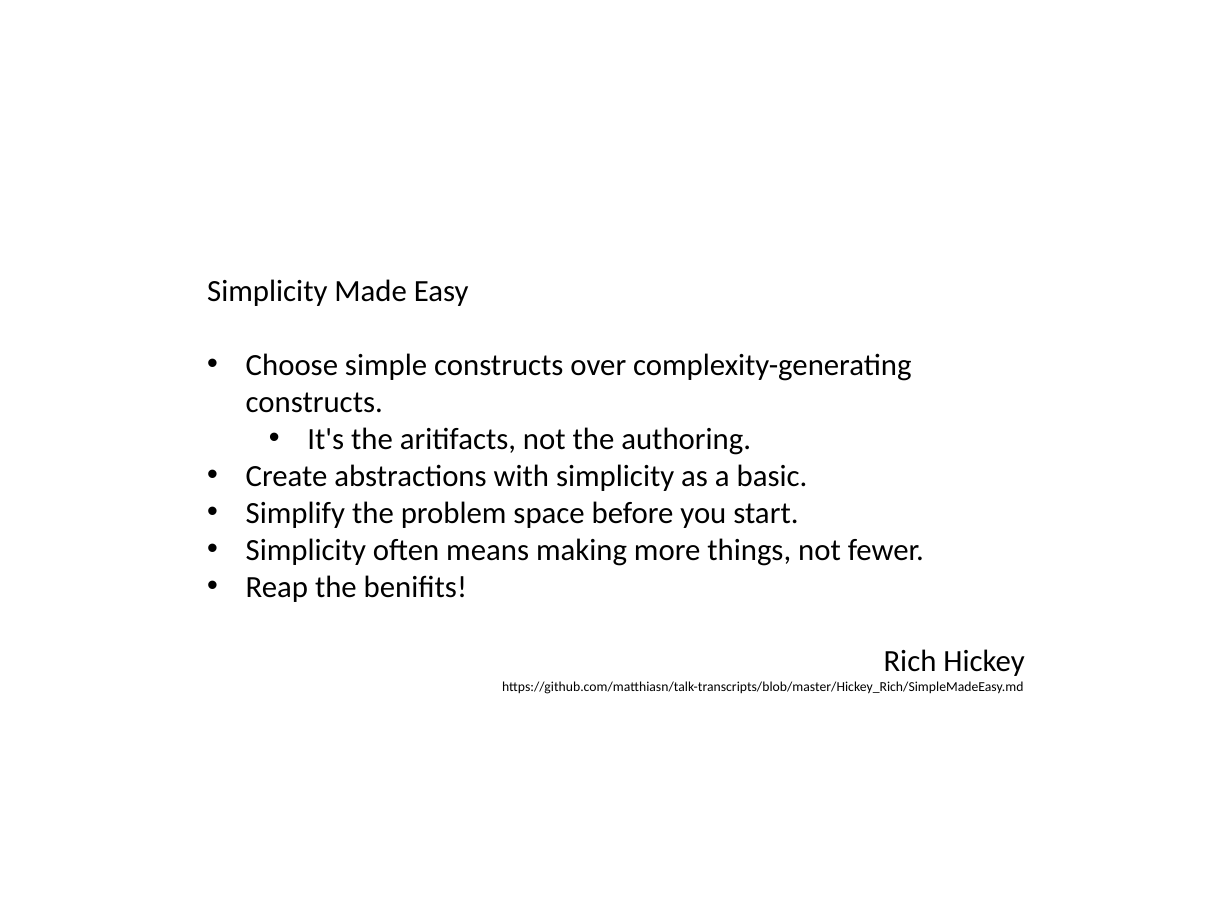
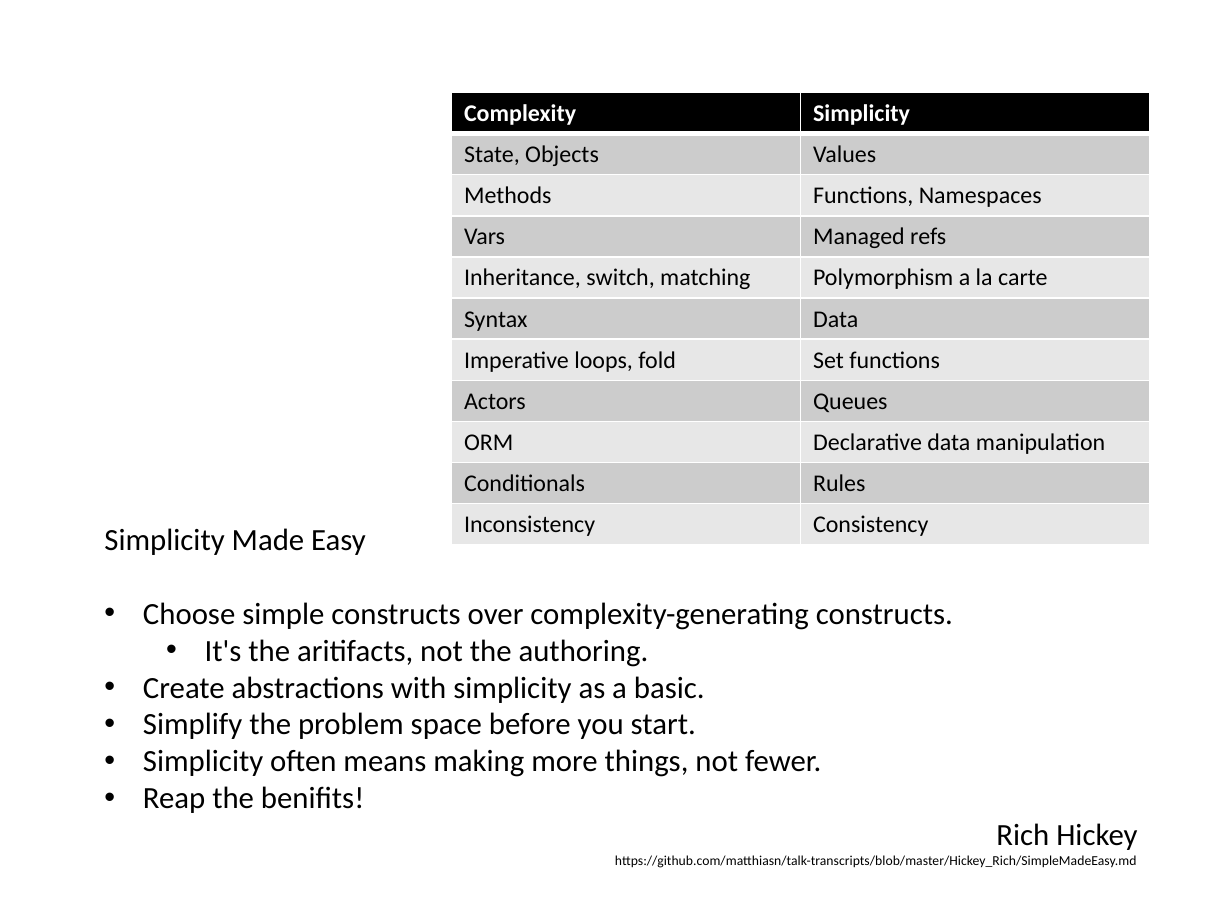
Before and after one commit to hotjk/translation, a slide deck: slide 4 of abstract.pptx. Drawn at 1232x924 pixels with LibreOffice and Linux fonts; fonts in the diff are those of the drawing. Boxes give left, top, right and bottom in pixels: in the first picture for what was removed or moved away, otherwise in the second. Text is boxed around its words. In the diff, an @@ line names an element or a change of style, - is before the commit and + after.

Commit message:
slide update

```diff
--- a/abstract.pptx
+++ b/abstract.pptx
@@ table added at <box>452,92,1149,545</box>, 11 rows, 2 columns @@
+Complexity | Simplicity
+State, Objects | Values
+Methods | Functions, Namespaces
+Vars | Managed refs
+Inheritance, switch, matching | Polymorphism a la carte
+Syntax | Data
+Imperative loops, fold | Set functions
+Actors | Queues
+ORM | Declarative data manipulation
+Conditionals | Rules
+Inconsistency | Consistency
@@ text "Simplicity Made Easy" rewrapped from <box>207,279,1024,694</box> to <box>104,528,1137,868</box> @@
```
Also in this commit, not shown: 1 other slide changed, 8 slides added, 1 slide removed.
